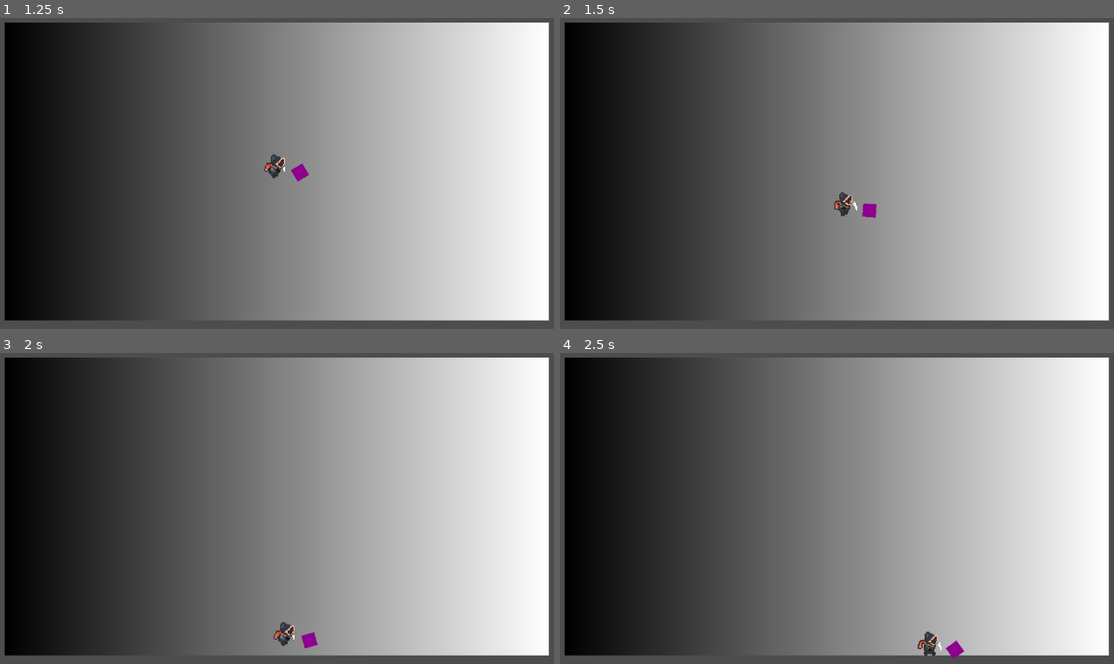
Above: before the commit, frames 1-4 (two rows, left to right).
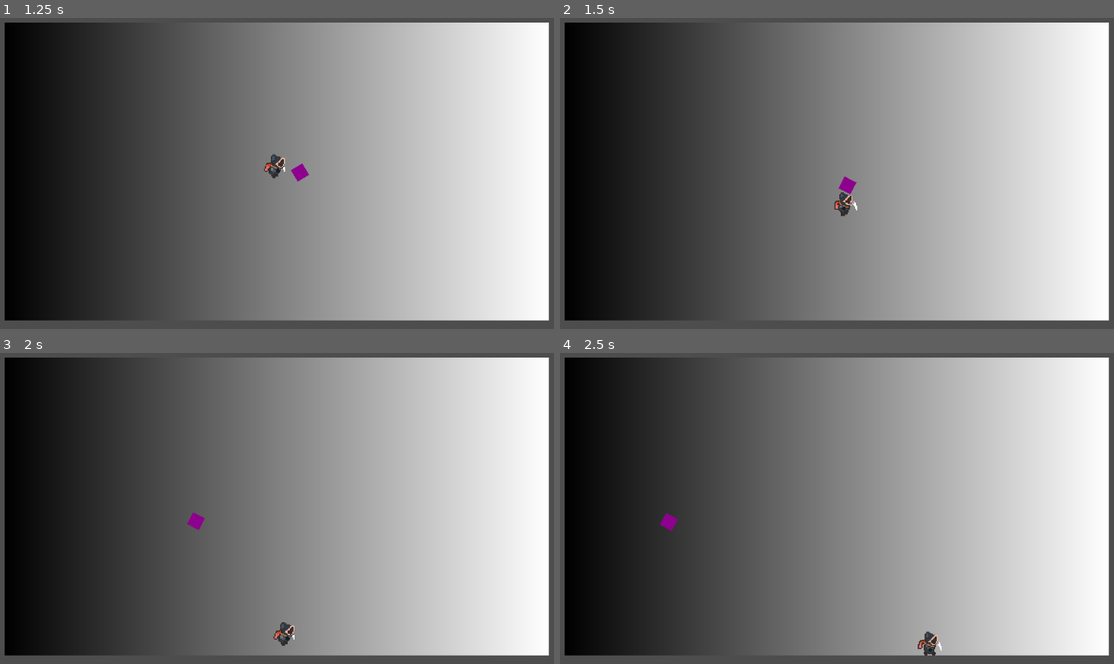
Above: after the commit, the same moments.

Repository: mabanana/MagicPE
Game: Godot game, scene res://Scenes/GameScenes/Test1.tscn
Two runs of this game, one before a commit and one after it. Both use one fixed random seed, a clock stepped at 60 frames per second and the inputs below.
Inputs (mouse positions are in pixels of both pictures, inside the frame that each line leads up to):
- Up to frame 1 (1.25 s): tap Enter (ui_accept) at 0.5 s; move the mouse to (409, 151) at 0.52 s; hold Right (ui_right) from 0.53 s (still down); hold Enter (ui_accept) from 0.53 s (still down)
- Up to frame 2 (1.5 s): move the mouse to (715, 185) at 1.27 s; release Right (ui_right) at 1.28 s; release Enter (ui_accept) at 1.28 s; hold Down (ui_down) from 1.28 s (still down); click (715, 185) at 1.35 s
- Up to frame 3 (2 s): keep holding Down (ui_down); tap Enter (ui_accept) at 1.52, 1.55, 1.82 s
- Up to frame 4 (2.5 s): move the mouse to (897, 430) at 2.02 s; release Down (ui_down) at 2.03 s; hold Right (ui_right) from 2.03 s (still down); hold Right mouse button (secondary_interact) from 2.03 s (still down); tap Enter (ui_accept) at 2.3 s

Frame 1 is identical in both runs. In frame 2, 0.2% of the frame differs, in the area x 50-58%, y 50-65%; in frame 3, 0.2%; in frame 4, 0.2%.

Commit message:
Add State Changes from ball possession

Diff:
--- a/Scenes/Entities/BackpackMan.tscn
+++ b/Scenes/Entities/BackpackMan.tscn
@@ -158,6 +158,7 @@
 size = Vector2(30, 20)
 
 [node name="BackPackMan" type="CharacterBody2D" node_paths=PackedStringArray("state_machine", "animation_tree", "sprite_2d")]
+collision_mask = 5
 script = ExtResource("1_ua6g4")
 state_machine = NodePath("CharacterStateMachine")
 animation_tree = NodePath("AnimationTree")
@@ -209,4 +210,6 @@
 [node name="CollisionShape2D" type="CollisionShape2D" parent="SoccerComponent/SoccerJoint"]
 shape = SubResource("RectangleShape2D_cfjei")
 
+[connection signal="depossessed" from="SoccerComponent" to="CharacterStateMachine/Possession" method="_on_soccer_component_depossessed"]
+[connection signal="possessed" from="SoccerComponent" to="CharacterStateMachine/Idle" method="_on_soccer_component_possessed"]
 [connection signal="area_entered" from="SoccerComponent/SoccerJoint" to="SoccerComponent" method="_on_soccer_joint_area_entered"]
--- a/Scenes/Entities/Ball.tscn
+++ b/Scenes/Entities/Ball.tscn
@@ -33,6 +33,8 @@
 texture = SubResource("PlaceholderTexture2D_pa46p")
 
 [node name="Area2D" type="Area2D" parent="."]
+collision_layer = 3
+collision_mask = 5
 
 [node name="CollisionShape2D2" type="CollisionShape2D" parent="Area2D"]
 shape = SubResource("CircleShape2D_822gk")
--- a/Scripts/Defaults/Ball.gd
+++ b/Scripts/Defaults/Ball.gd
@@ -19,7 +19,6 @@
 		elif (possesser.global_position.x - global_position.x) < 0:
 			direction = -1
 		var speed = (possesser.global_position - global_position).length()
-		print("Ball: direction is ",direction)
 		rotation_degrees += direction * spin_multiplier * delta * speed
 		global_position.x = move_toward(global_position.x, possesser.global_position.x, turn_speed*delta)
 		global_position.y = move_toward(global_position.y, possesser.global_position.y, turn_speed*delta)
@@ -35,7 +34,7 @@
 
 func depossess():
 	possessed = false
-	sleeping = true
+	sleeping = false
 	possesser = null
 
 func assign_possess(marker):
--- a/Scripts/Defaults/PlayerEnitity.gd
+++ b/Scripts/Defaults/PlayerEnitity.gd
@@ -12,6 +12,7 @@
 var facing: int = 1
 
 
+
 func _ready():
 	animation_tree.active = true
 
@@ -19,14 +20,13 @@
 	x_direction = Input.get_axis("ui_left", "ui_right")
 	y_direction = Input.get_axis("ui_up", "ui_down")
 
-	if x_direction:
-		velocity.x = x_direction * move_speed
+	if not x_direction and not y_direction:
+		velocity.y = move_toward(velocity.x, 0, move_speed)
+		velocity.x = move_toward(velocity.x, 0, move_speed)
 	else:
-		velocity.x = move_toward(velocity.x, 0, move_speed)
-	if y_direction:
-		velocity.y = y_direction * move_speed
-	else:
-		velocity.y = move_toward(velocity.x, 0, move_speed)
+		velocity.x = x_direction
+		velocity.y = y_direction
+		velocity = velocity.normalized() * move_speed
 	print("PlayerEntity: Velocity(x,y):", velocity.x, velocity.y)
 	print("PlayerEntity: GlobalPosition(x,y):", global_position.x, global_position.y)
 	print("PlayerEntity: InputDirection: x",x_direction, ", y", y_direction)
@@ -60,10 +60,7 @@
 
 func _input(event):
 	if event.is_action_pressed("ui_accept"):
-		if state_machine.current_state.name == "Idle":
-			state_machine.current_state.next_state = state_machine.states["Possession"]
-		if state_machine.current_state.name == "Possession":
-			state_machine.current_state.next_state = state_machine.states["Idle"]
+		pass
 	elif event.is_action_pressed("main_interact"):
 		print("PlayerEntity: MainInteract pressed")
 		state_machine.current_state.main_interact(state_machine.current_state.name)
--- a/Scripts/Defaults/SoccerComponent.gd
+++ b/Scripts/Defaults/SoccerComponent.gd
@@ -6,6 +6,9 @@
 @export var kick_spin: int = 500
 @export var kick_speed: int = 40
 var ball: RigidBody2D
+signal possessed
+signal depossessed
+
 
 func main_interact(state_name):
 	if state_name == "Possession":
@@ -17,17 +20,18 @@
 func kick_ball(is_shoot: bool = true):
 	var dir = (get_global_mouse_position() - ball_marker.global_position).normalized()
 	ball.depossess()
+	emit_signal("depossessed")
 	if dir.normalized().x * get_parent().facing < 0:
 		dir *= 0.5
 		print("SoccerComponent: wrong facing")
 	print("SoccerComponent: ", dir, " ", get_local_mouse_position().normalized())
 	ball.apply_impulse(dir*kick_speed)
-	ball.apply_torque_impulse(kick_spin*dir.angle())
+	#ball.apply_torque_impulse(kick_spin*dir.angle())
 
 func _on_soccer_joint_area_entered(area):
-	print("SoccerComponent:",area.get_parent().name, " entered")
-	print("SoccerComponent: ", area.get_parent().name)
 	if area.get_parent().has_method("possess"):
+		print("SoccerComponent:",area.get_parent().name, " possessed")
 		area.get_parent().possess(ball_marker)
+		emit_signal("possessed")
 		ball = area.get_parent()
 		print("SoccerJoint: has connected to ",area.get_parent().name)
--- a/Scripts/States/IdleState.gd
+++ b/Scripts/States/IdleState.gd
@@ -8,8 +8,14 @@
 	elif event.is_action_pressed("secondary_interact"):
 		print("IdleState: secondary interact pressed")
 
-func _physics_process(delta):
+func state_process(delta):
 	pass
 
 func on_enter():
 	playback.travel("Move")
+
+func on_possession():
+	next_state = get_parent().states["Possession"]
+
+func _on_soccer_component_possessed():
+	on_possession()
--- a/Scripts/States/PossessionState.gd
+++ b/Scripts/States/PossessionState.gd
@@ -1,5 +1,8 @@
 extends State
 class_name PossessionState
+
+func on_enter():
+	pass
 
 func state_input(event : InputEvent):
 	if event.is_action_pressed("main_interact"):
@@ -8,8 +11,15 @@
 	elif event.is_action_pressed("secondary_interact"):
 		print("PossessionState: secondary interact pressed")
 
-func _physics_process(delta):
+func state_process(delta):
 	pass
 
 func main_interact(state_name):
 	get_parent().game_component.main_interact(state_name)
+
+func on_depossession():
+	next_state = get_parent().states["Idle"]
+
+
+func _on_soccer_component_depossessed():
+	on_depossession()
